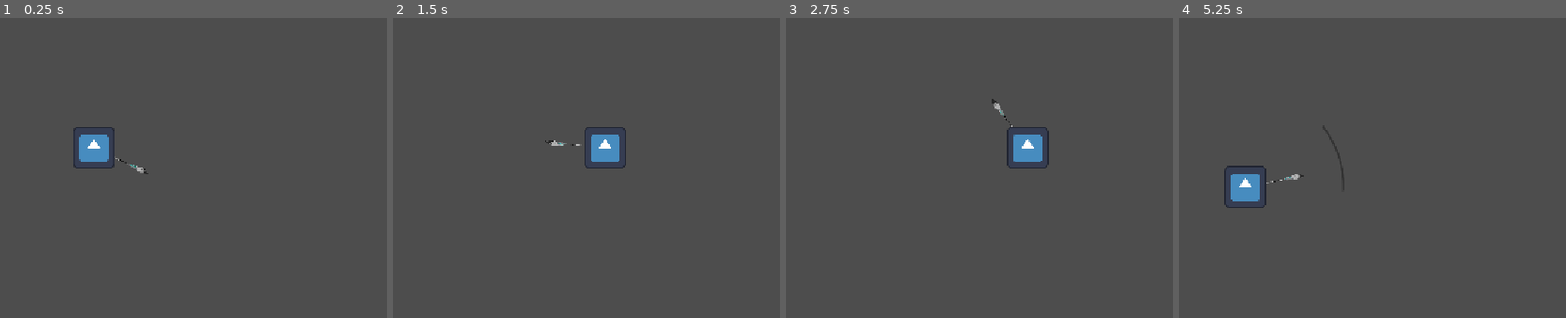
Above: before the commit, frames 1-4 (left to right).
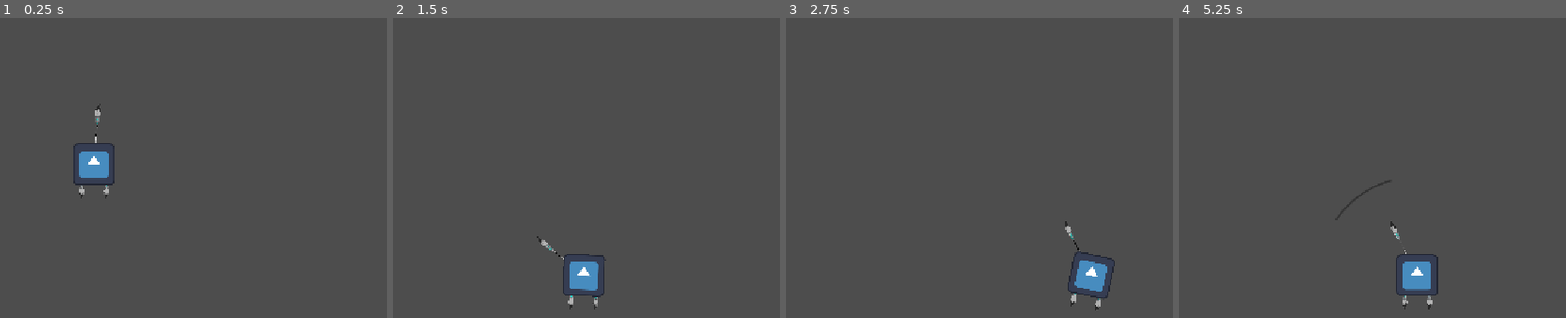
Above: after the commit, the same moments.

Repository: VSathvikReddy/Let-s-figure-it-out
Game: Godot game, scene res://player/player.tscn
Two runs of this game, one before a commit and one after it. Both use one fixed random seed, a clock stepped at 60 frames per second and the inputs below. Before the commit the project has no main scene; this scene is started directly in both runs. The engine's default icon, where the game draws it, is replaced by a stand-in: a white triangle on a blue panel in a dark square.
Inputs (mouse positions are in pixels of both pictures, inside the frame that each line leads up to):
- Up to frame 1 (0.25 s): no input
- Up to frame 2 (1.5 s): move the mouse to (652, 126) at 0.52 s; hold Right (ui_right) 0.53-1.25 s; tap Space (attack) at 0.6 s; click (652, 126) at 0.67 s; drag from (outside the picture) to (621, 147) at 1.27 s
- Up to frame 3 (2.75 s): move the mouse to (956, 54) at 2.02 s; hold Right (ui_right) from 2.03 s (still down); tap Space (attack) at 2.1 s
- Up to frame 4 (5.25 s): release Right (ui_right) at 2.75 s; drag from (1237, 231) to (outside the picture) at 2.77 s; move the mouse to (1500, 210) at 3.52 s; hold Left (ui_left) 3.53-4.25 s; tap Space (attack) at 3.6, 5.1 s; drag from (outside the picture) to (1244, 147) at 4.27 s; move the mouse to (1310, 147) at 5.02 s; hold Down (ui_down) from 5.03 s (still down); click (1310, 147) at 5.17 s

The runs differ from the first frame. In frame 1, 1.3% of the frame differs, in the area x 18-39%, y 28-61%; in frame 2, 1.9%; in frame 3, 2.0%; in frame 4, 2.1%, in the area x 11-67%, y 36-98%.

Commit message:
Player Movement
jetpack type shii

Diff:
--- a/player/player.gd
+++ b/player/player.gd
@@ -1,11 +1,72 @@
 extends CharacterBody2D
 
-const SPEED = 300.0
+## --- Movement & Thruster Parameters ---
+@export_group("Thruster Forces")
+@export var horizontal_thrust: float = 600.0
+@export var up_thrust: float = 800.0
+
+@export_group("Limits & Gravity")
+@export var max_horizontal_speed: float = 250.0
+@export var max_rise_speed: float = 300.0
+@export var max_fall_speed: float = 400.0     ## Fast terminal fall velocity
+@export var fast_gravity: float = 900.0       ## Strong gravity pulling downward
+@export var passive_drag: float = 1.8         ## Opposes motion in all directions
+
+@export_group("Visual FX")
+@export var max_tilt_angle_deg: float = 12.0
+@export var tilt_speed: float = 8.0
+
+## --- Node References ---
+@onready var sprite: Sprite2D = $Sprite2D
+@onready var left_jetpack: Sprite2D = $leftthrust
+@onready var right_jetpack: Sprite2D = $rightthrust
+
+func _ready() -> void:
+	_set_jetpacks_visible(false)
 
 func _physics_process(delta: float) -> void:
-	# Get movement direction from arrow keys / WASD (ui_left, ui_right, ui_up, ui_down)
-	var direction := Input.get_vector("ui_left", "ui_right", "ui_up", "ui_down")
+	# 1. Read Inputs (Horizontal & Up Thrust Only)
+	var input_vector = Vector2.ZERO
+	input_vector.x = Input.get_axis("ui_left", "ui_right")
 
-	# Apply velocity and move
-	velocity = direction * SPEED
+	var is_thrusting_up = Input.is_action_pressed("ui_up")
+
+	# 2. Apply Thrust & Fast Gravity Forces
+	if input_vector.x != 0:
+		velocity.x += input_vector.x * horizontal_thrust * delta
+
+	if is_thrusting_up:
+		velocity.y -= up_thrust * delta
+	else:
+		# Apply heavy gravity when not actively thrusting up
+		velocity.y += fast_gravity * delta
+
+	# 3. Apply Passive Drag (Opposes all motion)
+	velocity.x = move_toward(velocity.x, 0.0, abs(velocity.x) * passive_drag * delta)
+	velocity.y = move_toward(velocity.y, 0.0, abs(velocity.y) * passive_drag * delta)
+
+	# 4. Clamp Speeds (Terminal Velocity Caps)
+	velocity.x = clamp(velocity.x, -max_horizontal_speed, max_horizontal_speed)
+	velocity.y = clamp(velocity.y, -max_rise_speed, max_fall_speed)
+
+	# 5. Visual Updates
+	_update_sprite_tilt(input_vector.x, delta)
+	_set_jetpacks_visible(is_thrusting_up)
+
+	# 6. Execute Physics Movement
 	move_and_slide()
+
+## --- Recoil Helper Function ---
+func apply_recoil(impulse: Vector2) -> void:
+	velocity += impulse
+
+## --- Visual Helper Functions ---
+func _update_sprite_tilt(input_x: float, delta: float) -> void:
+	var target_tilt = deg_to_rad(input_x * max_tilt_angle_deg)
+	sprite.rotation = lerp_angle(sprite.rotation, target_tilt, tilt_speed * delta)
+
+func _set_jetpacks_visible(active: bool) -> void:
+	if left_jetpack:
+		left_jetpack.visible = active
+	if right_jetpack:
+		right_jetpack.visible = active
--- a/player/player.tscn
+++ b/player/player.tscn
@@ -3,6 +3,7 @@
 [ext_resource type="Script" uid="uid://nbno5ofad4n3" path="res://player/player.gd" id="1_rkbax"]
 [ext_resource type="Texture2D" uid="uid://tsrxcetb0hbp" path="res://icon.svg" id="2_g1dw6"]
 [ext_resource type="PackedScene" uid="uid://b2tif5lnrgau6" path="res://player/brush_attack.tscn" id="2_yw30f"]
+[ext_resource type="Texture2D" uid="uid://wls4mv8mn85k" path="res://player/brush.png" id="3_yw30f"]
 
 [sub_resource type="RectangleShape2D" id="RectangleShape2D_4uyoc"]
 size = Vector2(64, 64)
@@ -20,11 +21,26 @@
 scale = Vector2(0.5, 0.5)
 texture = ExtResource("2_g1dw6")
 
+[node name="leftthrust" type="Sprite2D" parent="Sprite2D" unique_id=275844742]
+show_behind_parent = true
+position = Vector2(-36, 27.99994)
+rotation = 2.864759
+scale = Vector2(0.316, 0.244)
+texture = ExtResource("3_yw30f")
+
+[node name="rightthrust" type="Sprite2D" parent="Sprite2D" unique_id=1254700183]
+show_behind_parent = true
+position = Vector2(40, 27.999994)
+rotation = 2.87962
+scale = Vector2(0.306, 0.244)
+texture = ExtResource("3_yw30f")
+
 [node name="Camera2D" type="Camera2D" parent="." unique_id=1484589310]
 position_smoothing_enabled = true
+position_smoothing_speed = 10.0
 drag_horizontal_enabled = true
 drag_vertical_enabled = true
-drag_left_margin = 0.3
-drag_top_margin = 0.3
-drag_right_margin = 0.3
-drag_bottom_margin = 0.3
+drag_left_margin = 0.7
+drag_top_margin = 0.5
+drag_right_margin = 0.7
+drag_bottom_margin = 0.5
--- a/project.godot
+++ b/project.godot
@@ -11,6 +11,7 @@
 [application]
 
 config/name="paint"
+run/main_scene="uid://bnp6j87rr6nc6"
 config/features=PackedStringArray("4.7", "Forward Plus")
 config/icon="res://icon.svg"
 
@@ -25,6 +26,38 @@
 
 [input]
 
+ui_left={
+"deadzone": 0.5,
+"events": [Object(InputEventKey,"resource_local_to_scene":false,"resource_name":"","device":16,"window_id":0,"alt_pressed":false,"shift_pressed":false,"ctrl_pressed":false,"meta_pressed":false,"pressed":false,"keycode":4194319,"physical_keycode":0,"key_label":0,"unicode":0,"location":0,"echo":false,"script":null)
+, Object(InputEventJoypadButton,"resource_local_to_scene":false,"resource_name":"","device":-1,"button_index":13,"pressure":0.0,"pressed":false,"script":null)
+, Object(InputEventJoypadMotion,"resource_local_to_scene":false,"resource_name":"","device":-1,"axis":0,"axis_value":-1.0,"script":null)
+, Object(InputEventKey,"resource_local_to_scene":false,"resource_name":"","device":-1,"window_id":0,"alt_pressed":false,"shift_pressed":false,"ctrl_pressed":false,"meta_pressed":false,"pressed":false,"keycode":0,"physical_keycode":65,"key_label":0,"unicode":97,"location":0,"echo":false,"script":null)
+]
+}
+ui_right={
+"deadzone": 0.5,
+"events": [Object(InputEventKey,"resource_local_to_scene":false,"resource_name":"","device":16,"window_id":0,"alt_pressed":false,"shift_pressed":false,"ctrl_pressed":false,"meta_pressed":false,"pressed":false,"keycode":4194321,"physical_keycode":0,"key_label":0,"unicode":0,"location":0,"echo":false,"script":null)
+, Object(InputEventJoypadButton,"resource_local_to_scene":false,"resource_name":"","device":-1,"button_index":14,"pressure":0.0,"pressed":false,"script":null)
+, Object(InputEventJoypadMotion,"resource_local_to_scene":false,"resource_name":"","device":-1,"axis":0,"axis_value":1.0,"script":null)
+, Object(InputEventKey,"resource_local_to_scene":false,"resource_name":"","device":-1,"window_id":0,"alt_pressed":false,"shift_pressed":false,"ctrl_pressed":false,"meta_pressed":false,"pressed":false,"keycode":0,"physical_keycode":68,"key_label":0,"unicode":100,"location":0,"echo":false,"script":null)
+]
+}
+ui_up={
+"deadzone": 0.5,
+"events": [Object(InputEventKey,"resource_local_to_scene":false,"resource_name":"","device":16,"window_id":0,"alt_pressed":false,"shift_pressed":false,"ctrl_pressed":false,"meta_pressed":false,"pressed":false,"keycode":4194320,"physical_keycode":0,"key_label":0,"unicode":0,"location":0,"echo":false,"script":null)
+, Object(InputEventJoypadButton,"resource_local_to_scene":false,"resource_name":"","device":-1,"button_index":11,"pressure":0.0,"pressed":false,"script":null)
+, Object(InputEventJoypadMotion,"resource_local_to_scene":false,"resource_name":"","device":-1,"axis":1,"axis_value":-1.0,"script":null)
+, Object(InputEventKey,"resource_local_to_scene":false,"resource_name":"","device":-1,"window_id":0,"alt_pressed":false,"shift_pressed":false,"ctrl_pressed":false,"meta_pressed":false,"pressed":false,"keycode":0,"physical_keycode":87,"key_label":0,"unicode":119,"location":0,"echo":false,"script":null)
+]
+}
+ui_down={
+"deadzone": 0.5,
+"events": [Object(InputEventKey,"resource_local_to_scene":false,"resource_name":"","device":16,"window_id":0,"alt_pressed":false,"shift_pressed":false,"ctrl_pressed":false,"meta_pressed":false,"pressed":false,"keycode":4194322,"physical_keycode":0,"key_label":0,"unicode":0,"location":0,"echo":false,"script":null)
+, Object(InputEventJoypadButton,"resource_local_to_scene":false,"resource_name":"","device":-1,"button_index":12,"pressure":0.0,"pressed":false,"script":null)
+, Object(InputEventJoypadMotion,"resource_local_to_scene":false,"resource_name":"","device":-1,"axis":1,"axis_value":1.0,"script":null)
+, Object(InputEventKey,"resource_local_to_scene":false,"resource_name":"","device":-1,"window_id":0,"alt_pressed":false,"shift_pressed":false,"ctrl_pressed":false,"meta_pressed":false,"pressed":false,"keycode":0,"physical_keycode":83,"key_label":0,"unicode":115,"location":0,"echo":false,"script":null)
+]
+}
 attack={
 "deadzone": 0.2,
 "events": [Object(InputEventKey,"resource_local_to_scene":false,"resource_name":"","device":-1,"window_id":0,"alt_press …(191 unchanged characters)…
